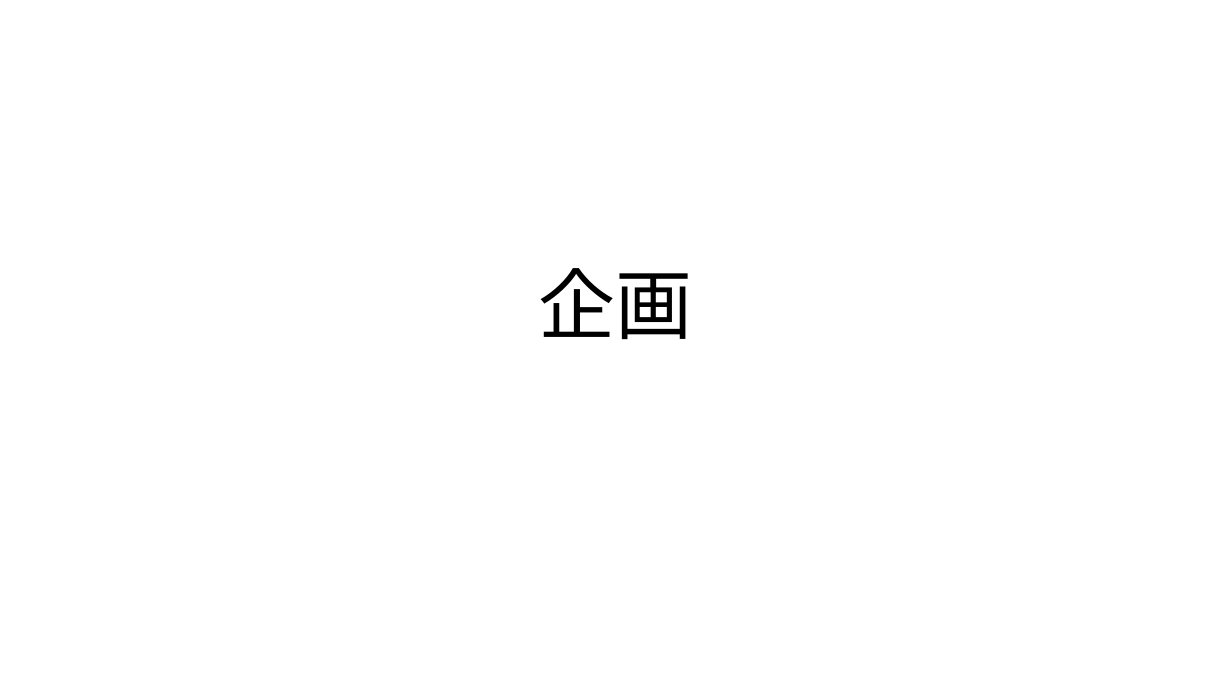
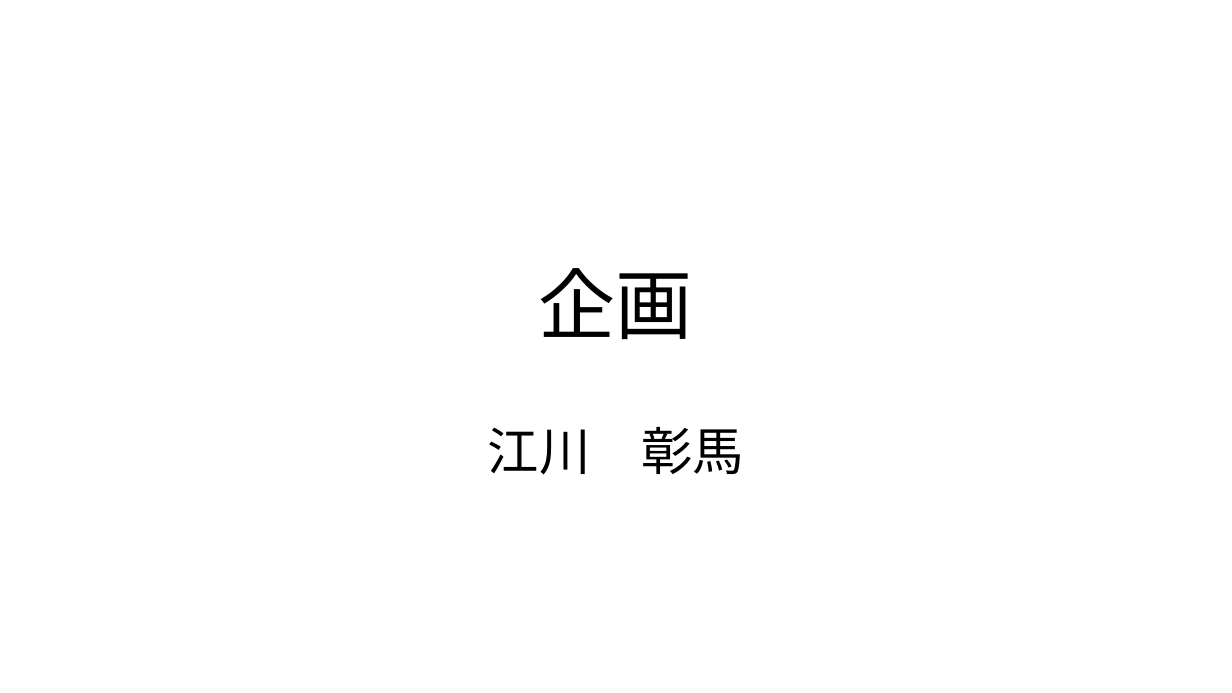
Before and after one commit to egawa110/unitykamo, a slide deck: slide 1 of 企画書.pptx. Drawn at 1232x693 pixels with LibreOffice and Linux fonts; fonts in the diff are those of the drawing. Boxes give left, top, right and bottom in pixels: in the first picture for what was removed or moved away, otherwise in the second. Text is boxed around its words. In the diff, an @@ line names an element or a change of style, - is before the commit and + after.

```diff
--- a/企画書.pptx
+++ b/企画書.pptx
@@ text added at box(488, 427, 745, 475), 40 pt, text #000000 @@
+江川 彰馬
```
Also in this commit, not shown: 6 other slides changed, 11 other files.
